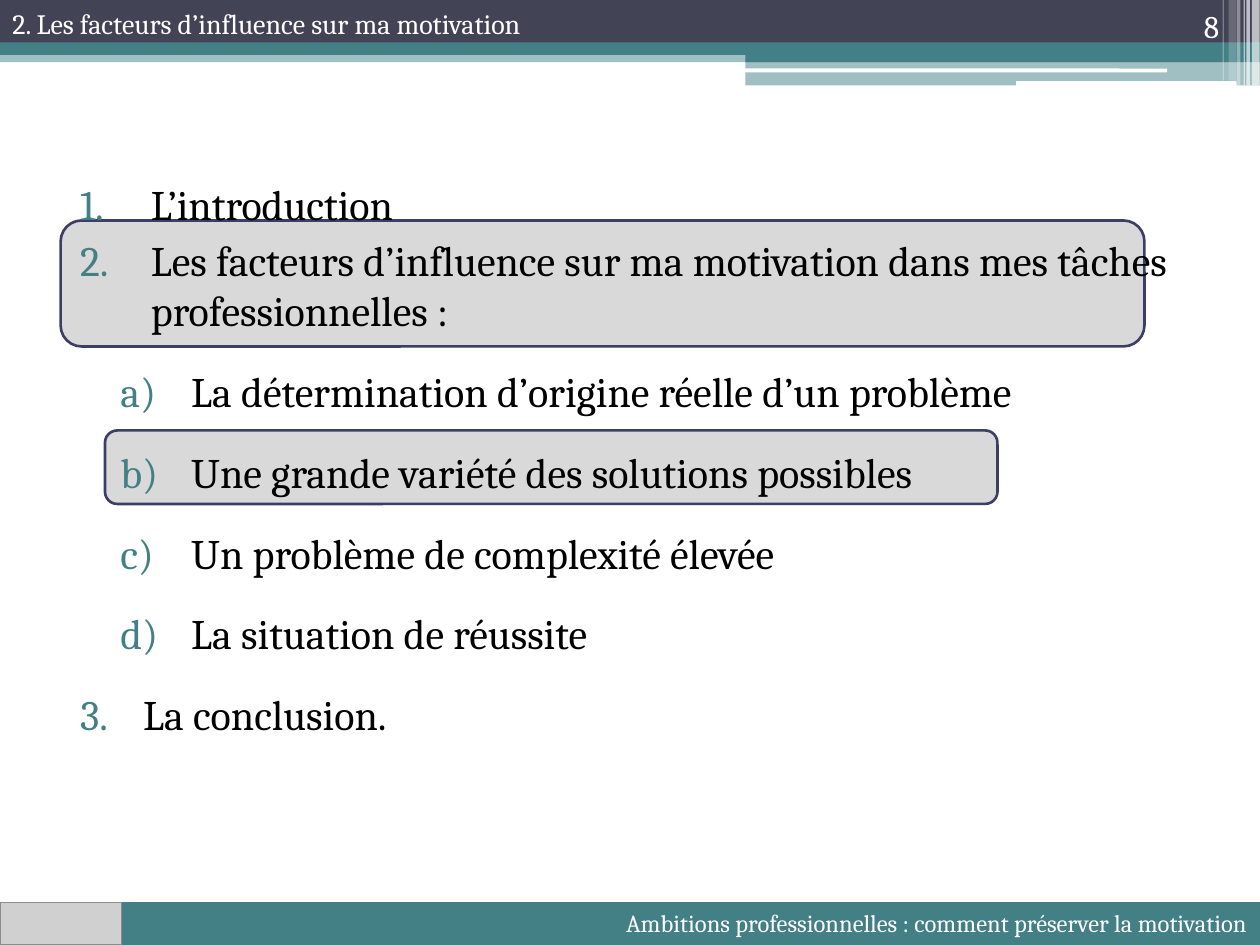
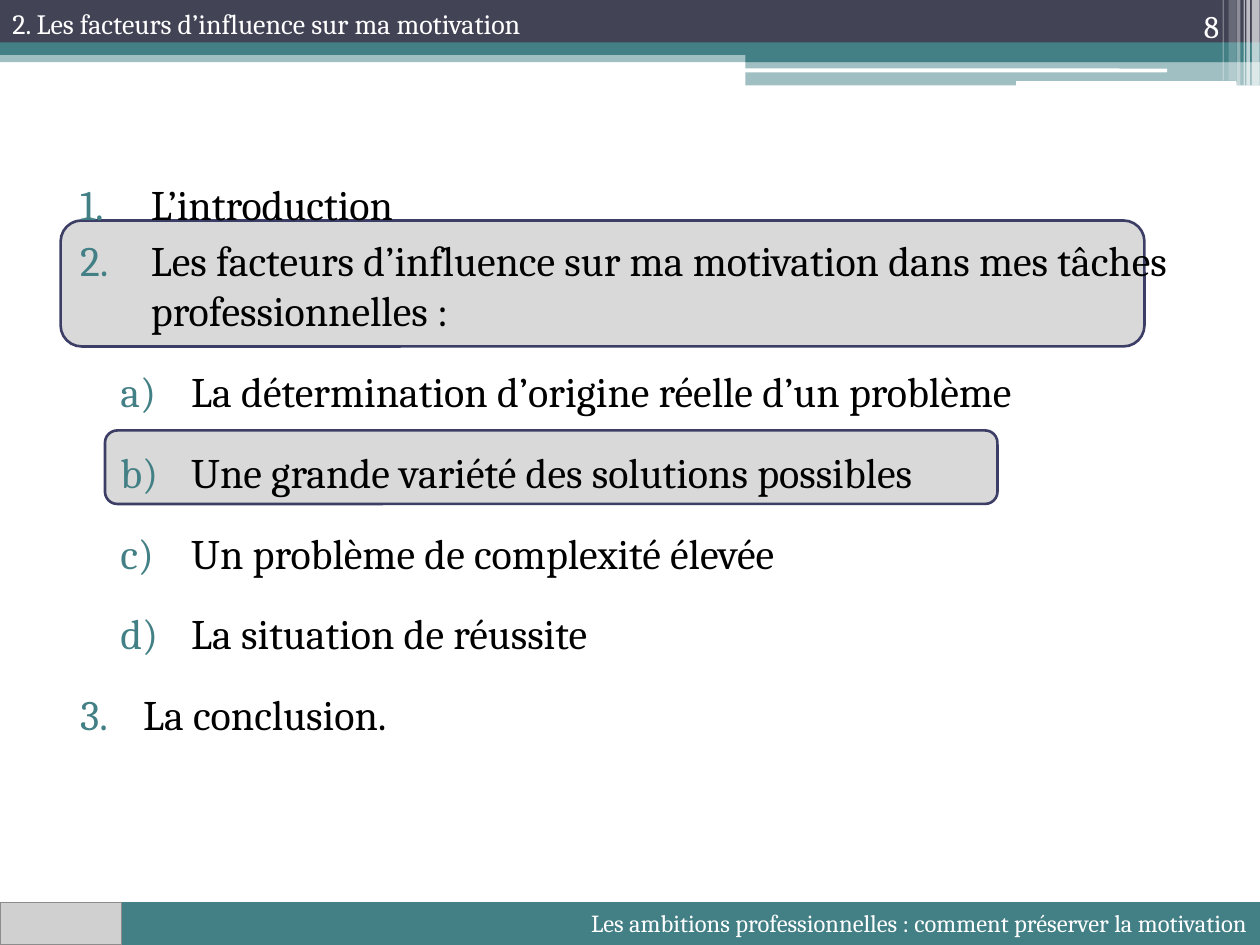
Before and after one commit to lioubouchkin/soutenance, a slide deck: slide 8 of Soutenance.pptx. Drawn at 1260x945 pixels with LibreOffice and Linux fonts; fonts in the diff are those of the drawing; grey boxes stand for pictures. Boxes give left, top, right and bottom in pixels: in the first picture for what was removed or moved away, otherwise in the second. Text is boxed around its words. In the diff, an @@ line names an element or a change of style, - is before the commit and + after.

```diff
--- a/Soutenance.pptx
+++ b/Soutenance.pptx
@@ text in rectangle at [591, 914, 1247, 937]: text changed @@
-Ambitions professionnelles : comment préserver la motivation
+Les ambitions professionnelles : comment préserver la motivation
```
Also in this commit, not shown: 9 other slides changed, 4 slides added, 6 other files.
